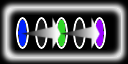
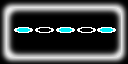
Before/after of a w=128, h=64 layered artwork. What changed in the layer stack:
painted on "Nouveau calque" over [14,16,116,50]
painted on "Arrière-plan" over [15,15,107,50]
